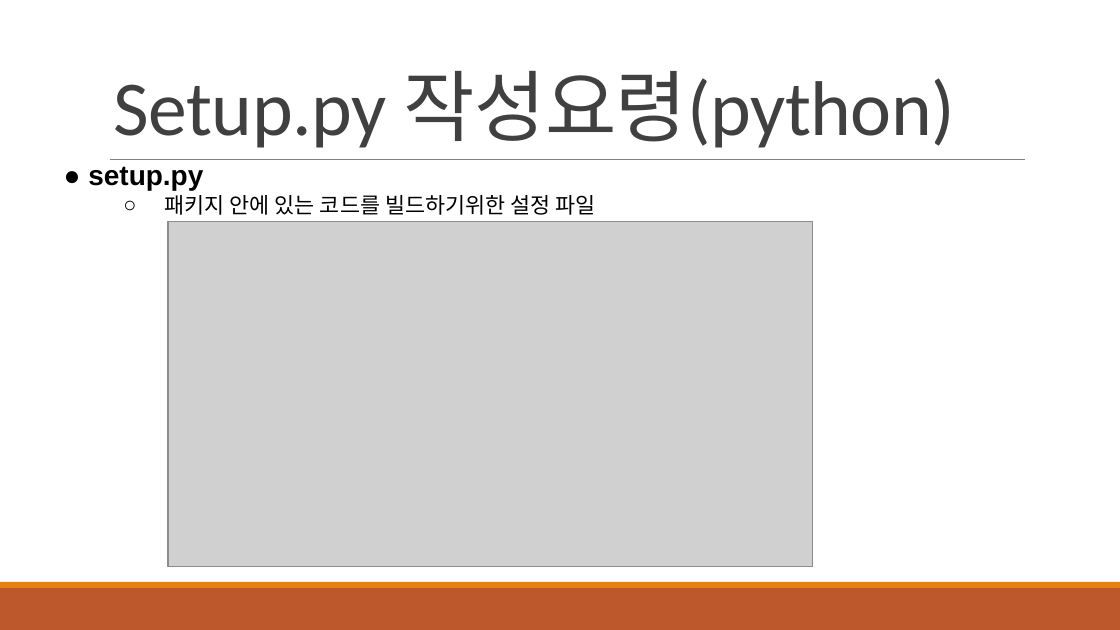
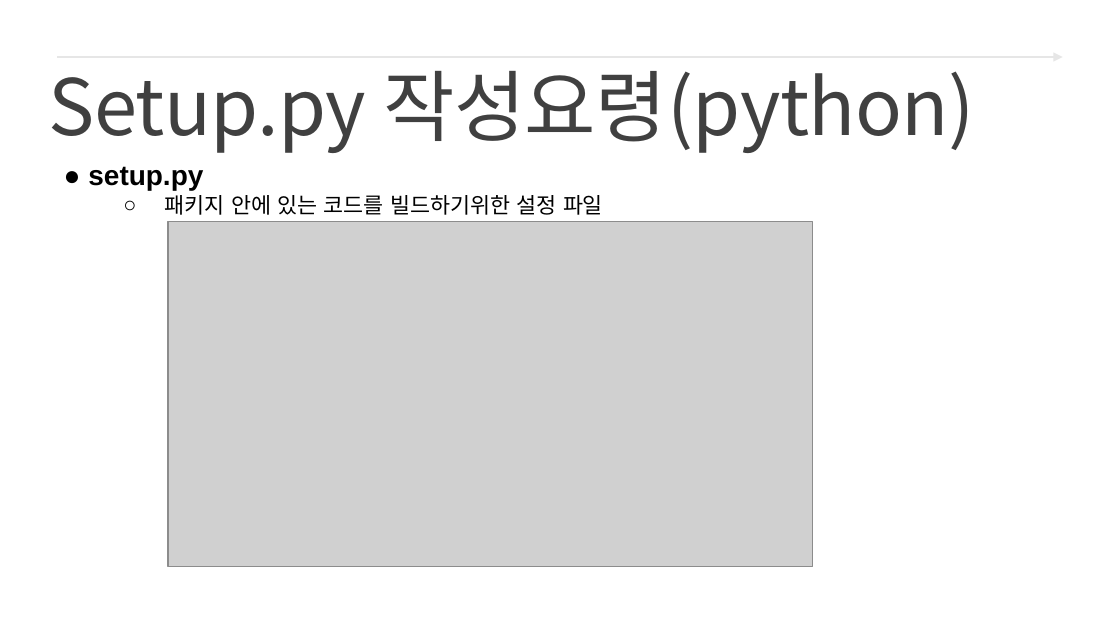
Before and after one commit to freshmea/ict_robot_sj, a slide deck: slide 10 of pdf_ppt/3. ROS2/교안_ROS2 터틀봇_바인드소프트_2일차교욱.pptx (slide 6 before the commit). Drawn at 1120x630 pixels with LibreOffice and Linux fonts; fonts in the diff are those of the drawing; grey boxes stand for pictures; background and template pictures are left out. Boxes give left, top, right and bottom in pixels: in the first picture for what was removed or moved away, otherwise in the second. Text is boxed around its words. In the diff, an @@ line names an element or a change of style, - is before the commit and + after.

```diff
--- a/pdf_ppt/3. ROS2/교안_ROS2 터틀봇_바인드소프트_2일차교욱.pptx
+++ b/pdf_ppt/3. ROS2/교안_ROS2 터틀봇_바인드소프트_2일차교욱.pptx
@@ arrow added from (57, 57) to (1063, 57), #E6E6E6 1.5 pt @@
@@ text "Setup.py 작성요령(python)": place and size @@
-text "Setup.py 작성요령(python)" at box(114, 71, 954, 148)
+text "Setup.py 작성요령(python)" at box(48, 71, 975, 153)
@@ text "Setup.py 작성요령(python)" at box(48, 71, 975, 153): font Calibri to Noto Sans CJK KR @@
@@ line removed from (110, 160) to (1025, 160) @@
@@ rectangle removed at box(0, 588, 1120, 630) @@
@@ rectangle removed at box(0, 582, 1120, 588) @@
```
Also in this commit, not shown: 6 other slides changed, 6 slides added, 4 slides removed, 7 other files.
